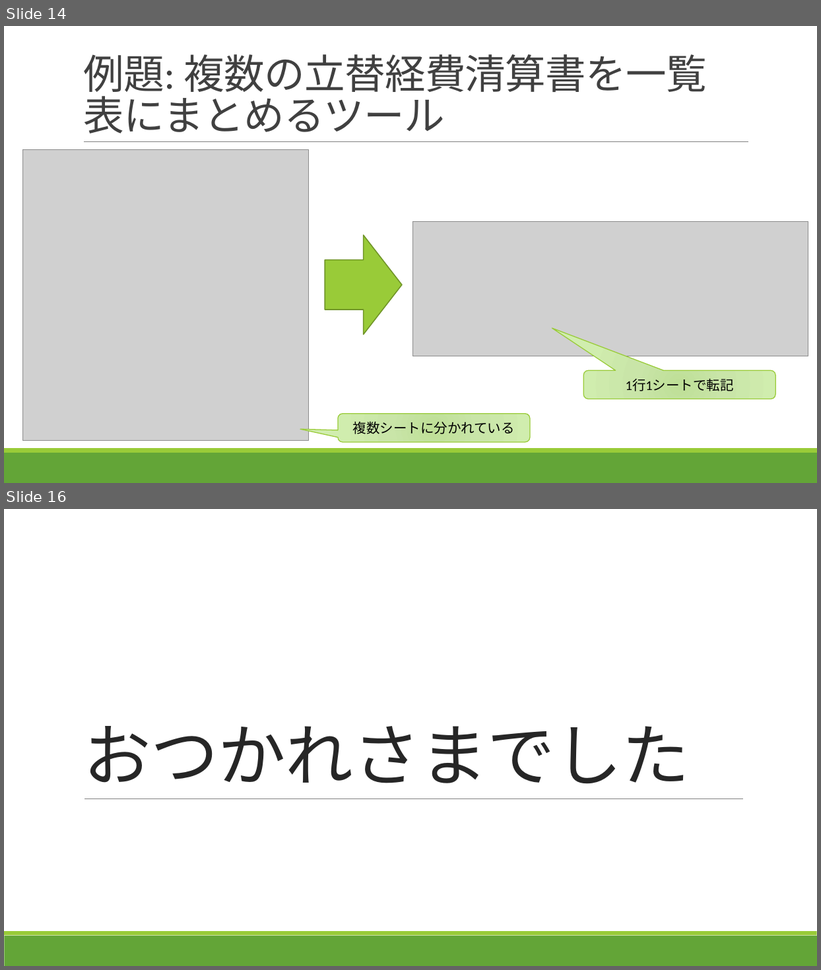
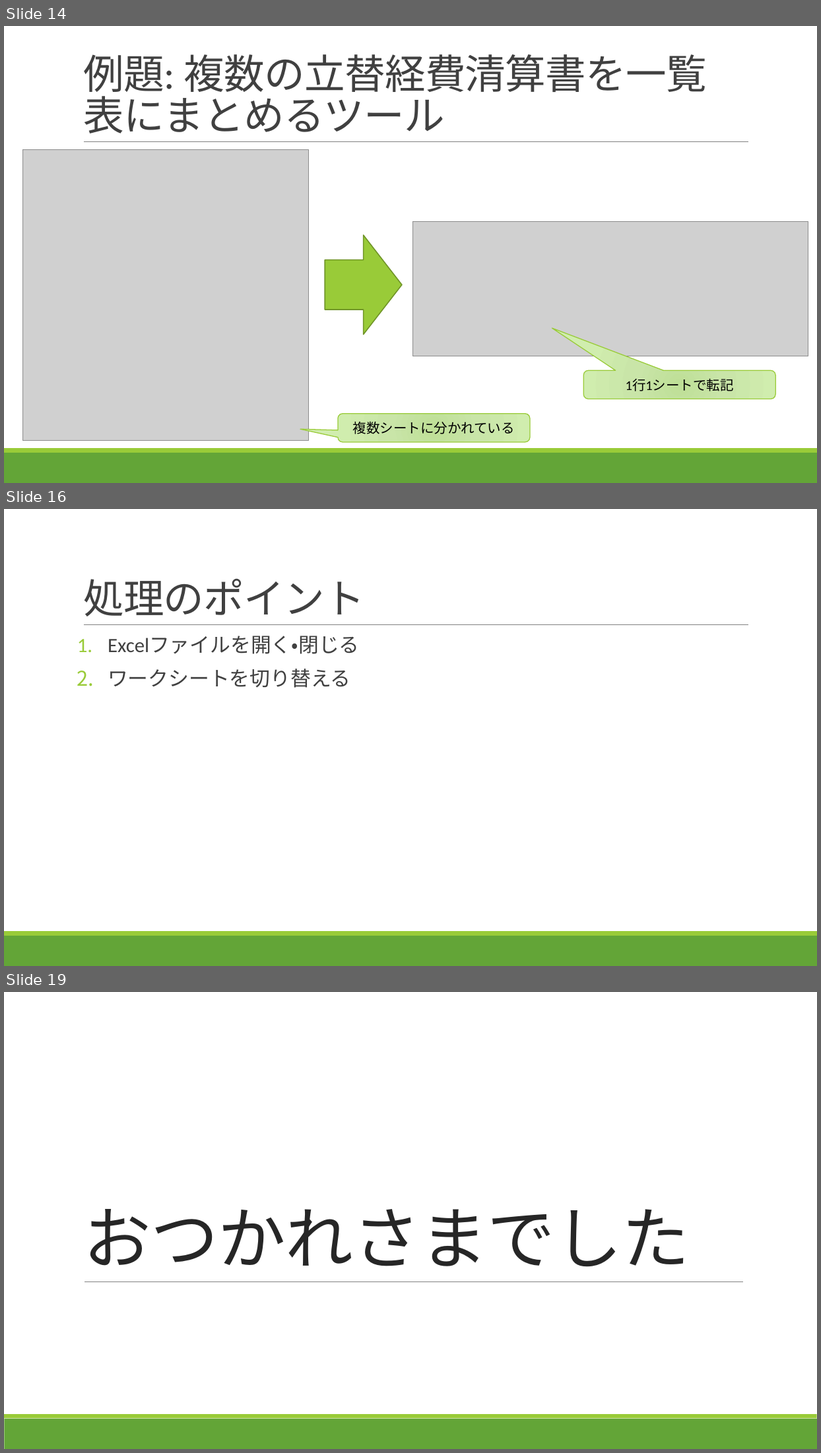
Before and after one commit to takeruko/vba-seminer-2019, a slide deck: contents/4/Excelマクロで学ぶVBA入門_第4回.pptx. Shown one above the other, each under a label of ours: slides 14 and 16 before the commit, slides 14, 16 and 19 after it; the slides between them are not shown. The pictures are 821x970 and 821x1453 pixels, drawn with LibreOffice and Linux fonts; fonts in the diff are those of the drawing; grey boxes stand for pictures. Boxes give left, top, right and bottom in pixels: in the first picture for what was removed or moved away, otherwise in the second. Text is boxed around its words. In the diff, an @@ line names an element or a change of style, - is before the commit and + after.

```diff
--- a/contents/4/Excelマクロで学ぶVBA入門_第4回.pptx
+++ b/contents/4/Excelマクロで学ぶVBA入門_第4回.pptx
@@ slide 16 added at bbox=[4, 509, 817, 966], background #FFFFFF; not listed: 3 template elements that a slide beside it also shows @@
@@ title added at bbox=[83, 578, 365, 617], 48 pt, text #404040 @@
+処理のポイント
@@ text added at bbox=[108, 636, 360, 688], 24 pt, text #404040 @@
+1. Excelファイルを開く・閉じる
+2. ワークシートを切り替える
@@ what was slide 16 is now slide 19 @@
```
Also in this commit, not shown: 1 slide changed, 2 other slides added, 2 other files.
